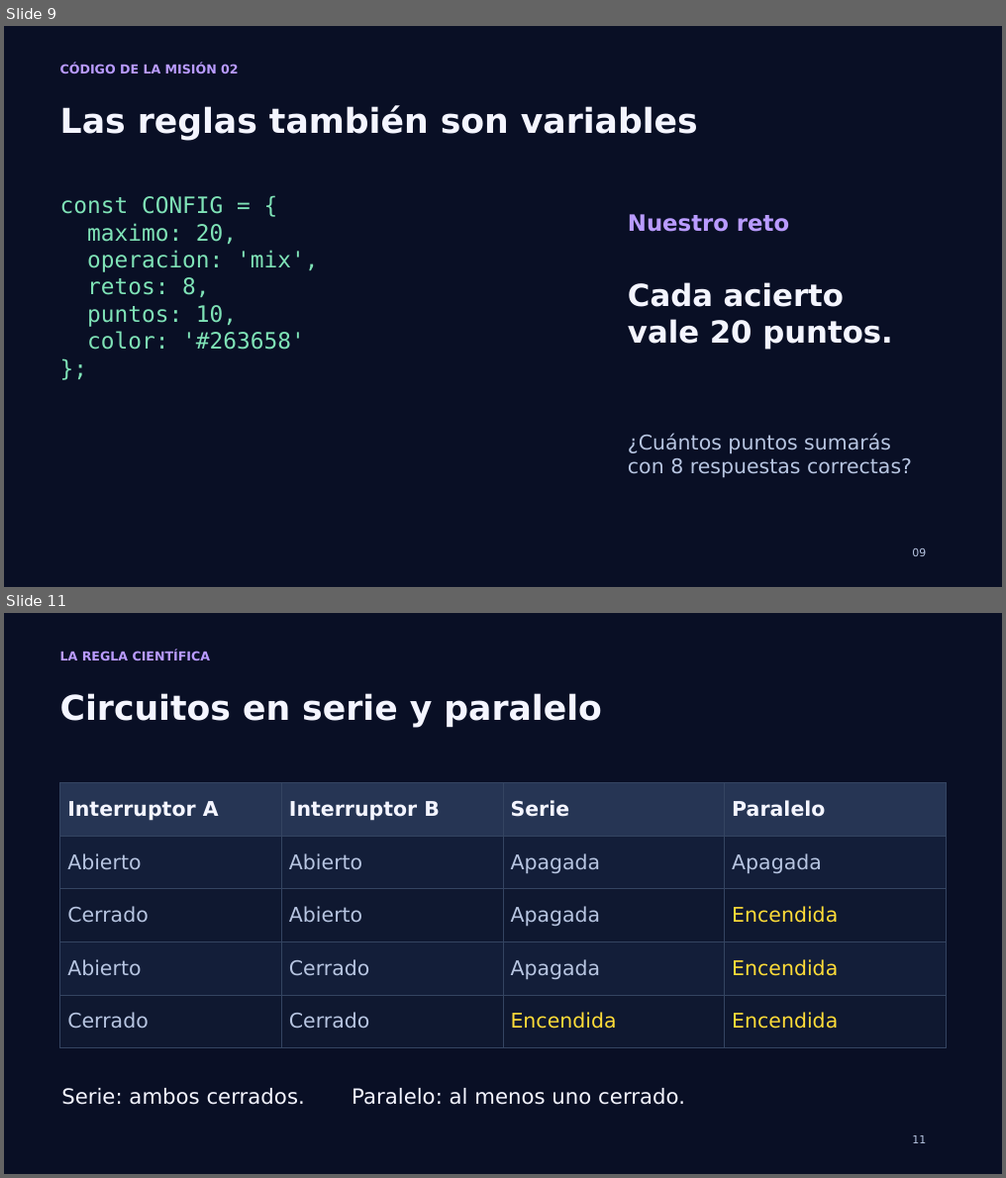
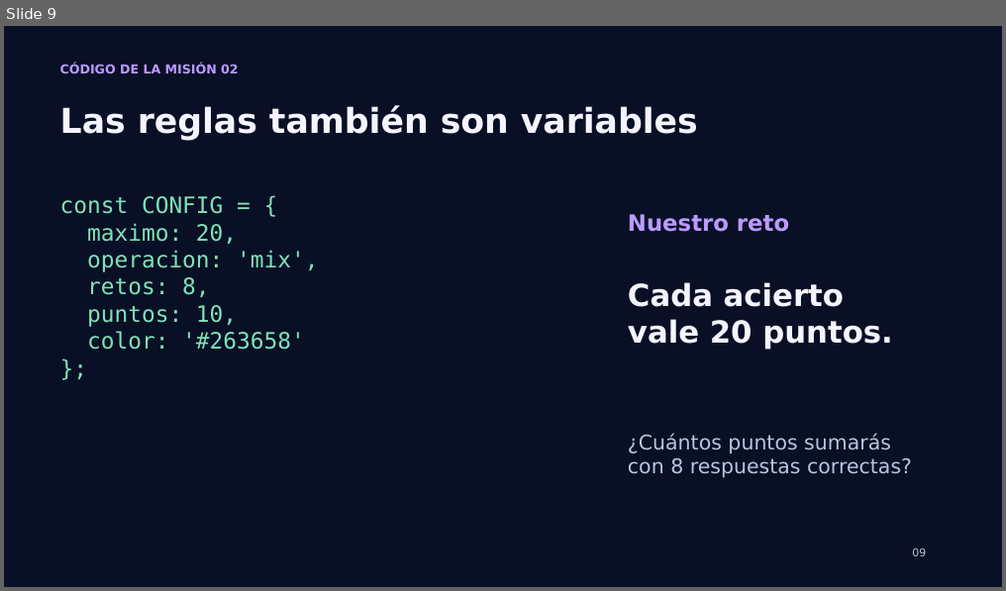
Before and after one commit to PaoloPelaezVillanueva/wie-chincha, a slide deck: Mision_WIE_Chincha_Taller.pptx. Shown one above the other, each under a label of ours: slides 9 and 11 before the commit, slide 9 after it; the slides between them are not shown. The pictures are 1006x1178 and 1006x591 pixels, drawn with LibreOffice and Linux fonts; fonts in the diff are those of the drawing. Boxes give left, top, right and bottom in pixels: in the first picture for what was removed or moved away, otherwise in the second. Text is boxed around its words. In the diff, an @@ line names an element or a change of style, - is before the commit and + after.

Commit message:
Remove circuit laboratory game and update workshop slides

```diff
--- a/Mision_WIE_Chincha_Taller.pptx
+++ b/Mision_WIE_Chincha_Taller.pptx
@@ slide 11 removed at (4, 613, 1002, 1174), background #090F25 @@
@@ text removed at (60, 650, 211, 661) @@
-LA REGLA CIENTÍFICA
@@ text removed at (60, 693, 602, 727) @@
-Circuitos en serie y paralelo
@@ table removed at (60, 783, 946, 1048), 5 rows, 4 columns @@
-Interruptor A | Interruptor B | Serie | Paralelo
-Abierto | Abierto | Apagada | Apagada
-Cerrado | Abierto | Apagada | Encendida
-Abierto | Cerrado | Apagada | Encendida
-Cerrado | Cerrado | Encendida | Encendida
@@ text removed at (61, 1088, 685, 1105) @@
-Serie: ambos cerrados. Paralelo: al menos uno cerrado.
@@ text removed at (912, 1136, 926, 1144) @@
-11
```
Also in this commit, not shown: 5 slides changed, 2 other slides removed, 4 other files.
